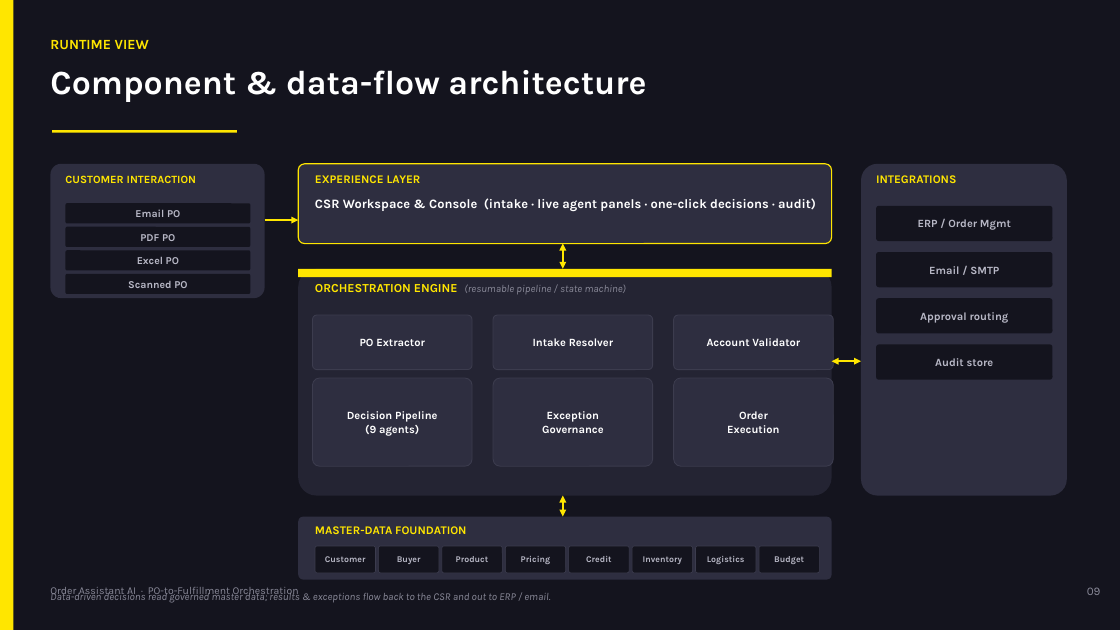
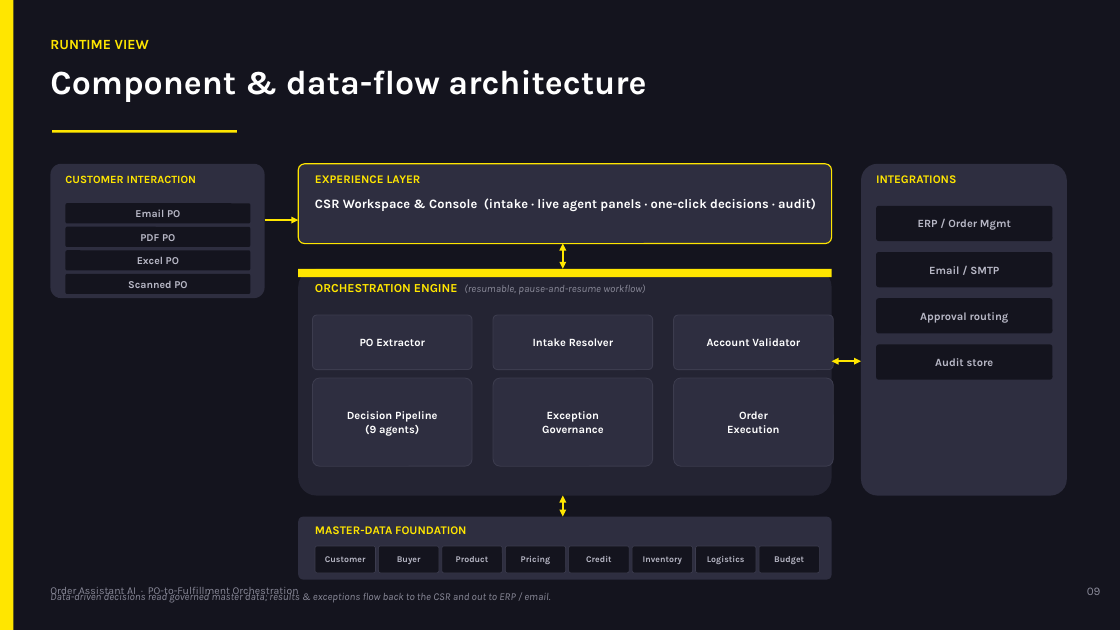
Before and after one commit to sanjayk-ey/pofullfilmentpoc, a slide deck: slide 9 of demo/PO-Fulfillment-Orchestration-Architecture.pptx. Drawn at 1120x630 pixels with LibreOffice and Linux fonts; fonts in the diff are those of the drawing. Boxes give left, top, right and bottom in pixels: in the first picture for what was removed or moved away, otherwise in the second. Text is boxed around its words. In the diff, an @@ line names an element or a change of style, - is before the commit and + after.

Commit message:
docs: replace "state machine" with "pause-and-resume workflow" across architecture decks

```diff
--- a/demo/PO-Fulfillment-Orchestration-Architecture.pptx
+++ b/demo/PO-Fulfillment-Orchestration-Architecture.pptx
@@ text at box(315, 284, 645, 294): text changed @@
-ORCHESTRATION ENGINE (resumable pipeline / state machine)
+ORCHESTRATION ENGINE (resumable, pause-and-resume workflow)
```
Also in this commit, not shown: 1 other slide changed, 3 other files.
